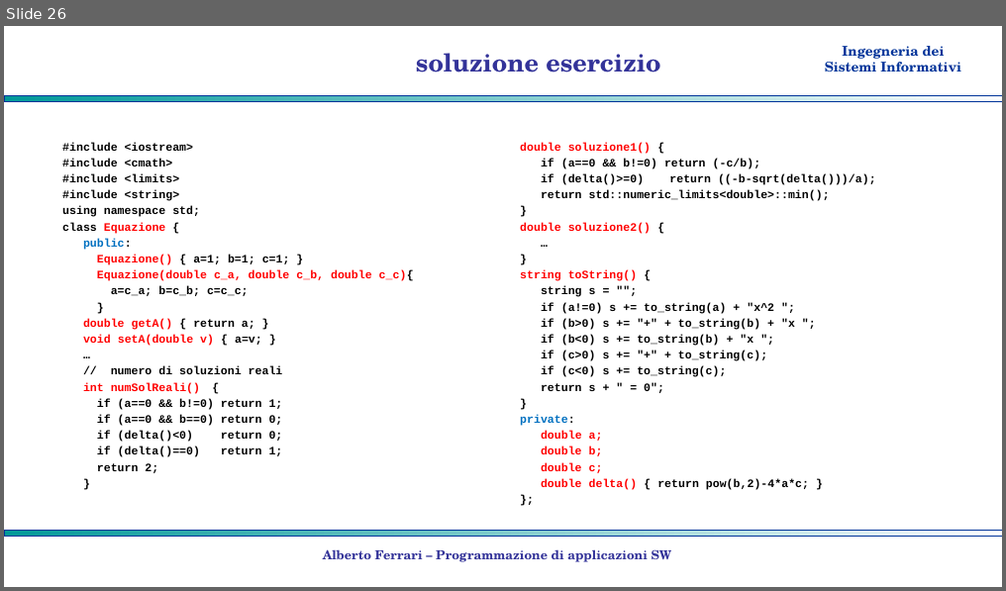
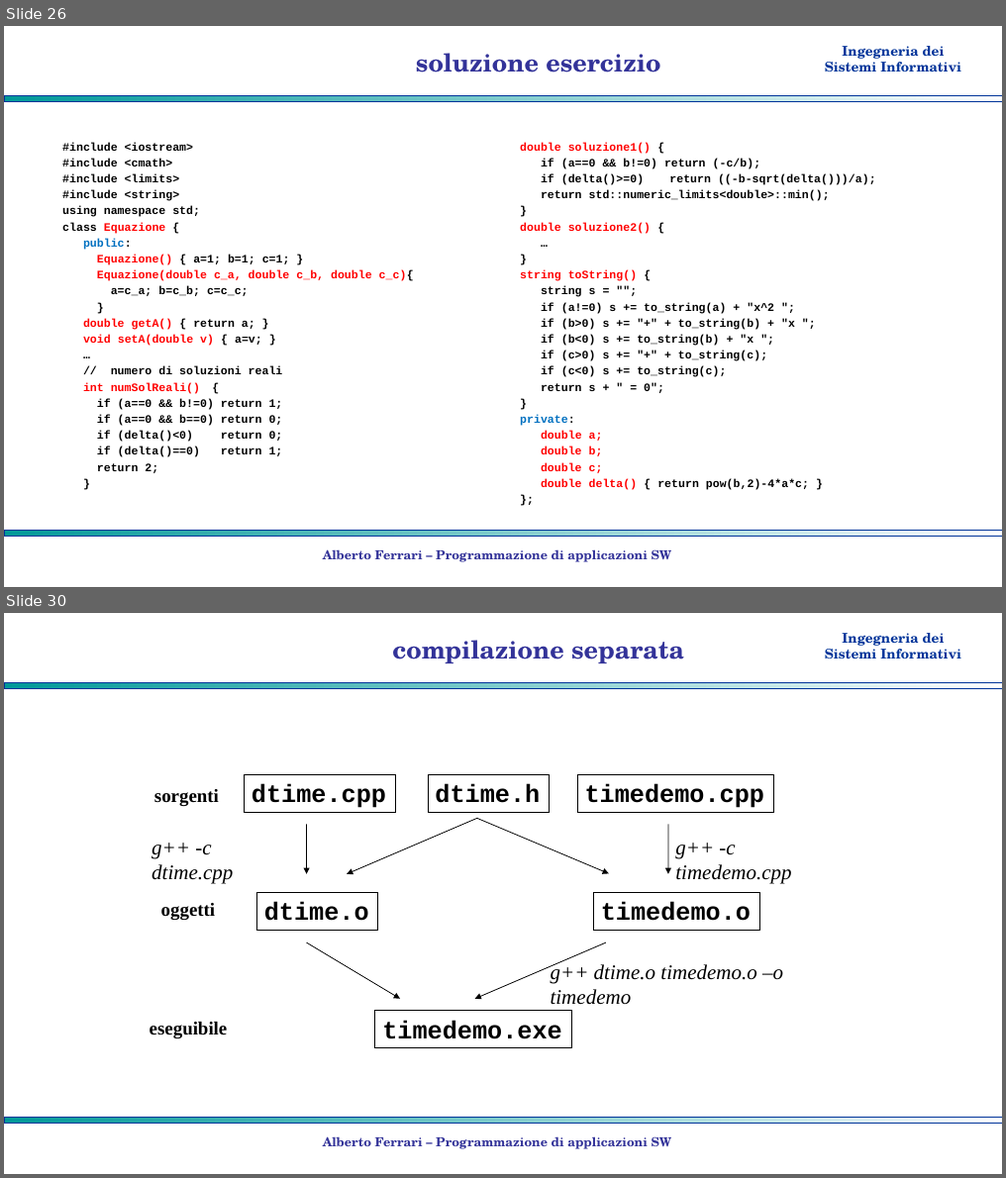
Before and after one commit to albertoferrari/pasw, a slide deck: lezioni/PASW04 - object oriented programming.pptx. Shown one above the other, each under a label of ours: slide 26 before the commit, slides 26 and 30 after it; the slides between them are not shown. The pictures are 1006x591 and 1006x1178 pixels, drawn with LibreOffice and Linux fonts; fonts in the diff are those of the drawing; background and template pictures are left out. Boxes give left, top, right and bottom in pixels: in the first picture for what was removed or moved away, otherwise in the second. Text is boxed around its words. In the diff, an @@ line names an element or a change of style, - is before the commit and + after.

```diff
--- a/lezioni/PASW04 - object oriented programming.pptx
+++ b/lezioni/PASW04 - object oriented programming.pptx
@@ slide 30 added at (x1=4, y1=613, x2=1002, y2=1174), background #FFFFFF; not listed: 3 template elements that a slide beside it also shows @@
@@ title added at (x1=392, y1=640, x2=684, y2=663), 24 pt, text #333399, bold @@
+compilazione separata
@@ text added at (x1=154, y1=789, x2=219, y2=806), 18 pt, text #000000, bold @@
+sorgenti
@@ rectangle added at (x1=245, y1=774, x2=395, y2=812), outline #000000 0.75 pt, 24 pt, text #000000, bold @@
+dtime.cpp
@@ rectangle added at (x1=428, y1=774, x2=548, y2=812), outline #000000 0.75 pt, 24 pt, text #000000, bold @@
+dtime.h
@@ rectangle added at (x1=577, y1=774, x2=773, y2=812), outline #000000 0.75 pt, 24 pt, text #000000, bold @@
+timedemo.cpp
@@ arrow added from (478, 818) to (347, 874), #000000 0.75 pt @@
@@ arrow added from (478, 819) to (609, 873), #000000 0.75 pt @@
@@ text added at (x1=152, y1=843, x2=233, y2=884), 20 pt, text #000000, italic @@
+g++ -c dtime.cpp
@@ arrow added from (307, 824) to (307, 874), #000000 0.75 pt @@
@@ arrow added from (668, 824) to (668, 874), #000000 0.75 pt @@
@@ text added at (x1=675, y1=843, x2=791, y2=884), 20 pt, text #000000, italic @@
+g++ -c timedemo.cpp
@@ text added at (x1=161, y1=903, x2=215, y2=920), 18 pt, text #000000, bold @@
+oggetti
@@ rectangle added at (x1=257, y1=892, x2=377, y2=930), outline #000000 0.75 pt, 24 pt, text #000000, bold @@
+dtime.o
@@ rectangle added at (x1=594, y1=892, x2=760, y2=930), outline #000000 0.75 pt, 24 pt, text #000000, bold @@
+timedemo.o
@@ arrow added from (307, 943) to (400, 999), #000000 0.75 pt @@
@@ arrow added from (606, 943) to (475, 999), #000000 0.75 pt @@
@@ text added at (x1=550, y1=963, x2=783, y2=1005), 20 pt, text #000000, italic @@
+g++ dtime.o timedemo.o –o timedemo
@@ text added at (x1=150, y1=1022, x2=228, y2=1039), 18 pt, text #000000, bold @@
+eseguibile
@@ rectangle added at (x1=375, y1=1011, x2=571, y2=1048), outline #000000 0.75 pt, 24 pt, text #000000, bold @@
+timedemo.exe
@@ text added at (x1=323, y1=1137, x2=672, y2=1150), 12 pt, text #333399, bold @@
+Alberto Ferrari – Programmazione di applicazioni SW
```
Also in this commit, not shown: 7 other slides added, 3 other files.
